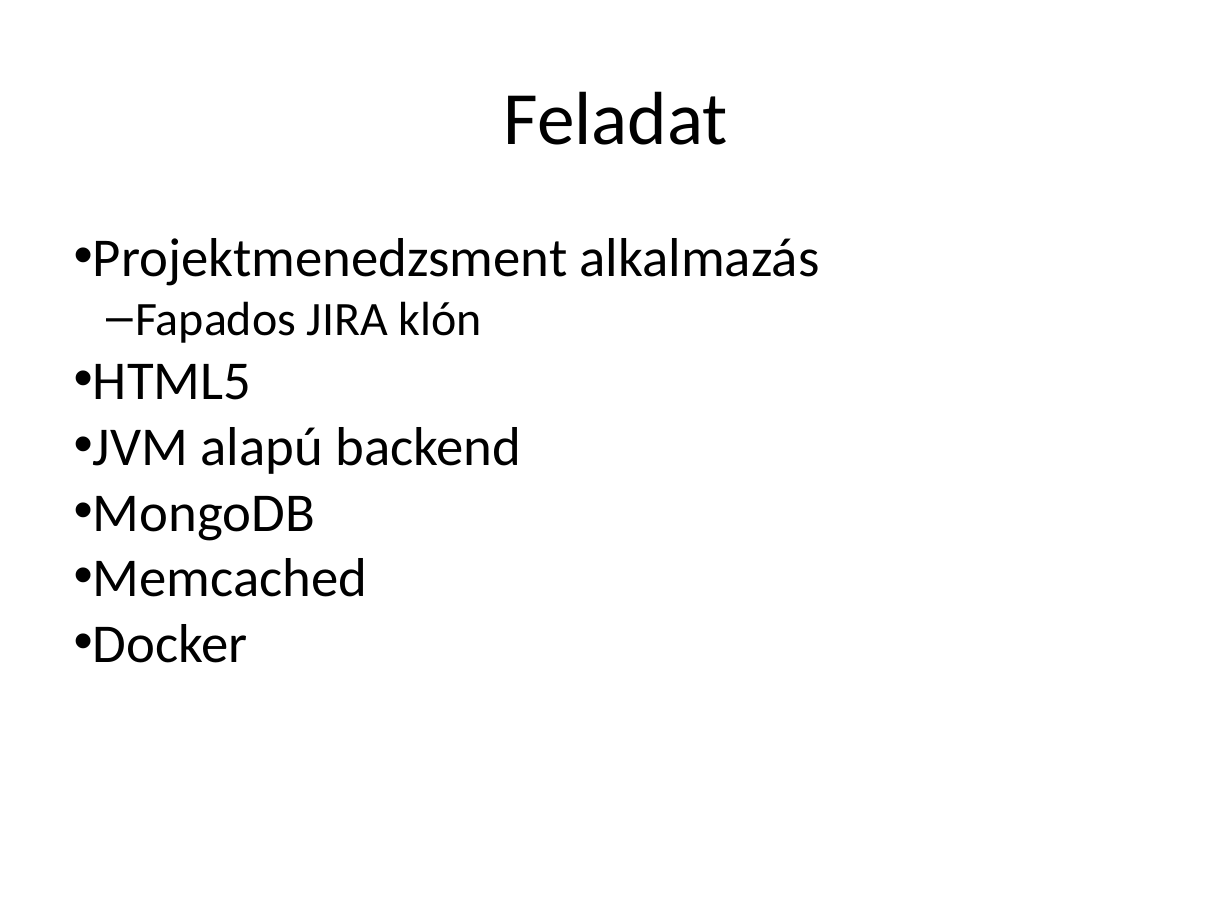
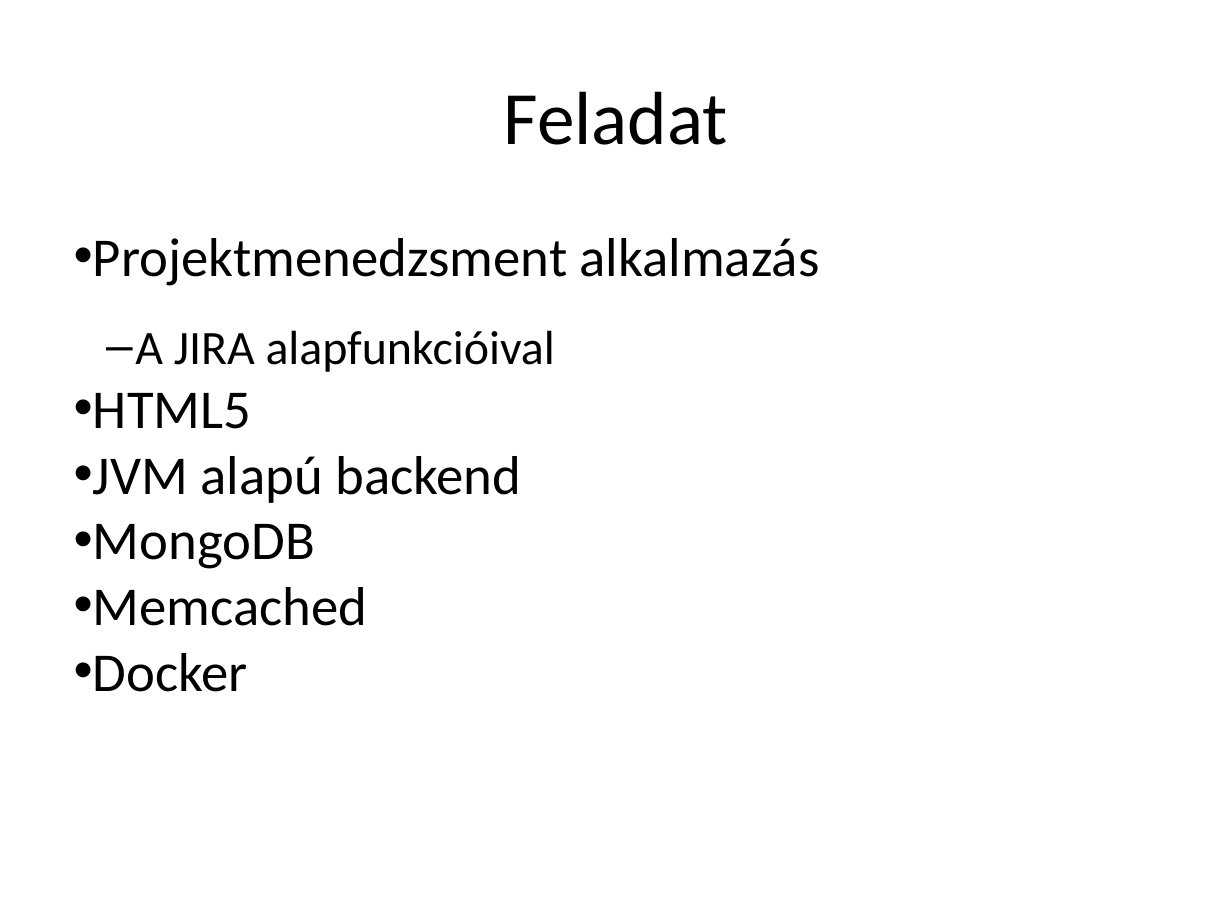
Before and after one commit to borlayda/Stump, a slide deck: slide 2 of Szarch-prezi.pptx. Drawn at 1232x924 pixels with LibreOffice and Linux fonts; fonts in the diff are those of the drawing. Boxes give left, top, right and bottom in pixels: in the first picture for what was removed or moved away, otherwise in the second. Text is boxed around its words. In the diff, an @@ line names an element or a change of style, - is before the commit and + after.

```diff
--- a/Szarch-prezi.pptx
+++ b/Szarch-prezi.pptx
@@ text at (x1=135, y1=330, x2=555, y2=372): text changed @@
-  – Fapados JIRA klón
+  – A JIRA alapfunkcióival
```
Also in this commit, not shown: 7 other slides changed, 1 slide added.
